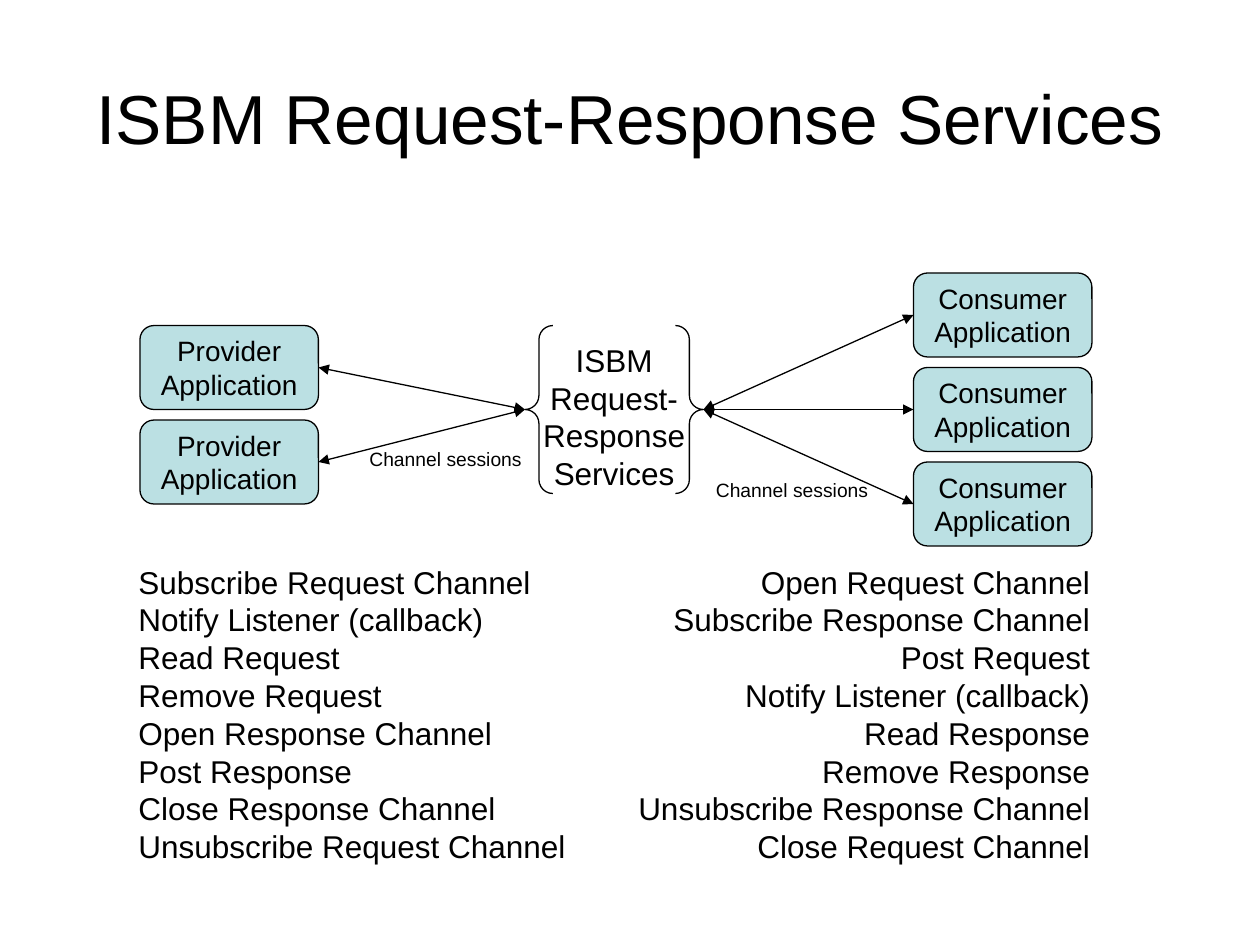
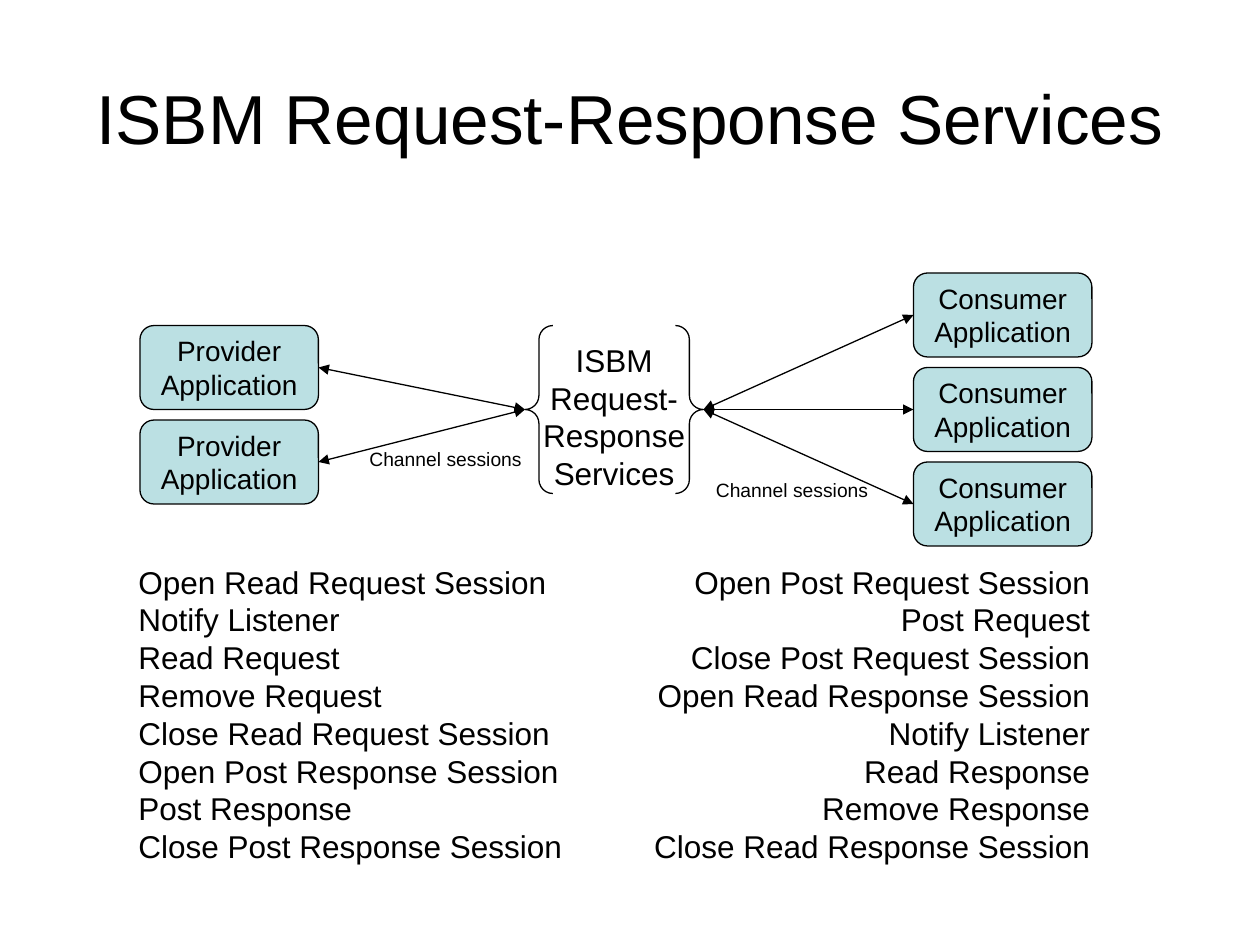
Before and after one commit to mimosa-org/ws-isbm, a slide deck: slide 13 of 0-Doc/OpenO&M Information Service Bus Model (ISBM) Specification Diagrams.pptx. Drawn at 1260x945 pixels with LibreOffice and Linux fonts; fonts in the diff are those of the drawing. Boxes give left, top, right and bottom in pixels: in the first picture for what was removed or moved away, otherwise in the second. Text is boxed around its words. In the diff, an @@ line names an element or a change of style, - is before the commit and + after.

```diff
--- a/0-Doc/OpenO&M Information Service Bus Model (ISBM) Specification Diagrams.pptx
+++ b/0-Doc/OpenO&M Information Service Bus Model (ISBM) Specification Diagrams.pptx
@@ text "Open Post Request Session": place and size @@
-text "Open Post Request Session" at bbox=[638, 571, 1090, 864]
+text "Open Post Request Session" at bbox=[654, 571, 1090, 864]
@@ text at bbox=[138, 571, 546, 637]: text changed @@
-Subscribe Request Channel
-Notify Listener (callback)
+Open Read Request Session
+Notify Listener
@@ text at bbox=[694, 571, 1090, 600]: text changed @@
-Open Request Channel
-Subscribe Response Channel
+Open Post Request Session
@@ text at bbox=[658, 646, 1090, 751]: text changed @@
-Notify Listener (callback)
+Close Post Request Session
+Open Read Response Session
+Notify Listener
@@ text at bbox=[138, 722, 558, 789]: text changed @@
-Open Response Channel
+Close Read Request Session
+Open Post Response Session
@@ text at bbox=[138, 835, 562, 864]: text changed @@
-Close Response Channel
-Unsubscribe Request Channel
+Close Post Response Session
@@ text at bbox=[654, 835, 1090, 864]: text changed @@
-Unsubscribe Response Channel
-Close Request Channel
+Close Read Response Session
```
Also in this commit, not shown: 9 other slides changed, 19 other files.
